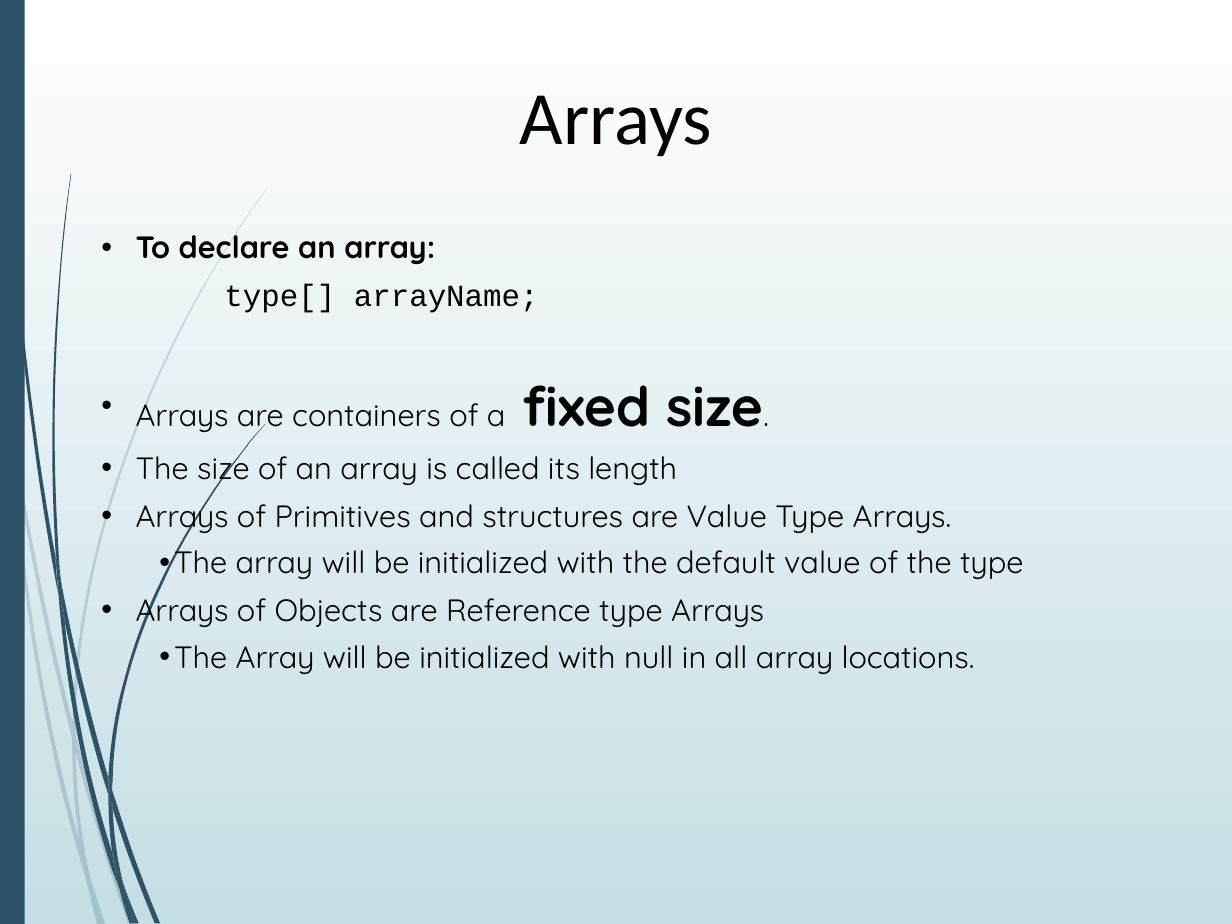
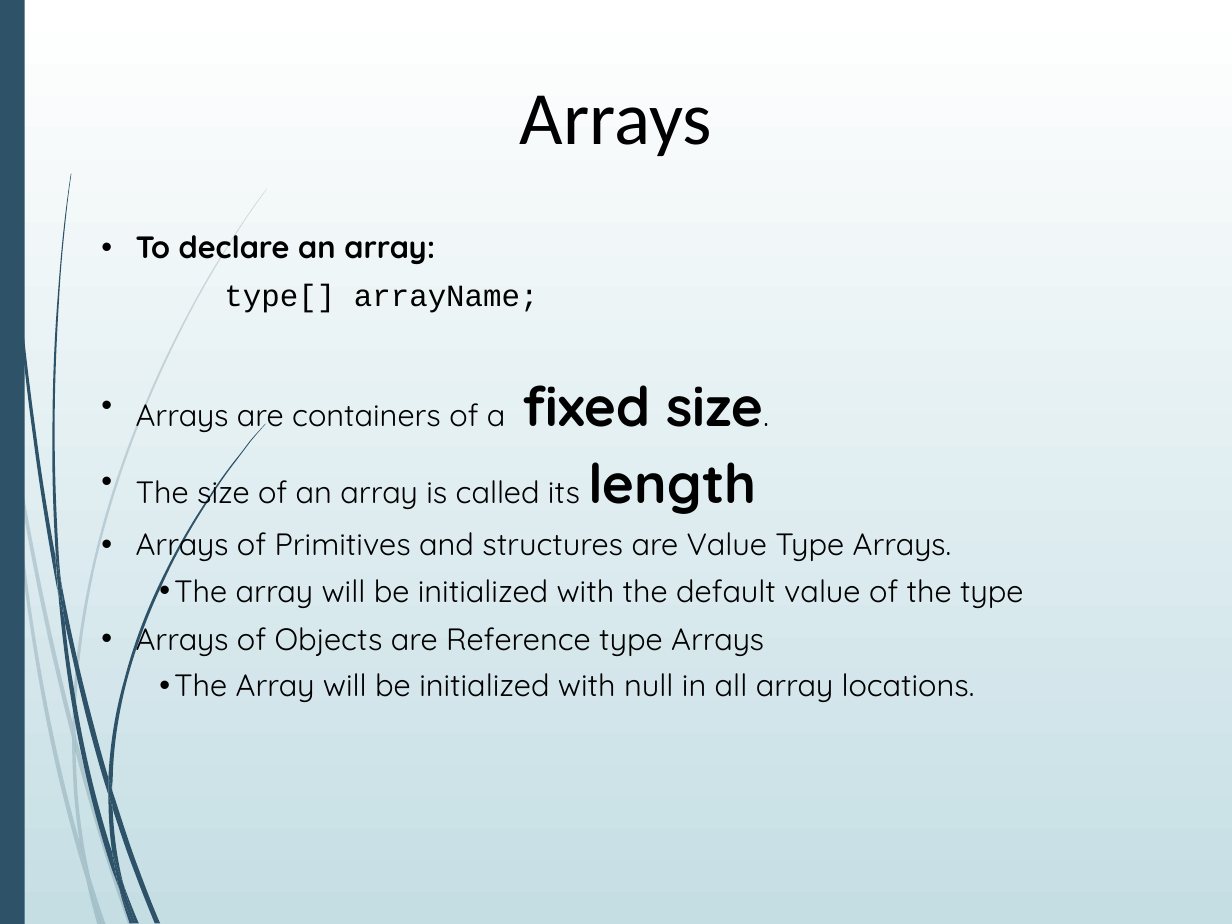
Before and after one commit to AGGP-NHTI/AGGP101c, a slide deck: slide 3 of LABS/LAB06/Lab6_C#_Containers.pptx. Drawn at 1232x924 pixels with LibreOffice and Linux fonts; fonts in the diff are those of the drawing. Boxes give left, top, right and bottom in pixels: in the first picture for what was removed or moved away, otherwise in the second. Text is boxed around its words. In the diff, an @@ line names an element or a change of style, - is before the commit and + after.

```diff
--- a/LABS/LAB06/Lab6_C#_Containers.pptx
+++ b/LABS/LAB06/Lab6_C#_Containers.pptx
@@ text at [136, 462, 757, 514]: size 18 to 32 pt, bold on in "length" @@
```
Also in this commit, not shown: 1 other slide changed, 1 slide removed, 2 other files.
